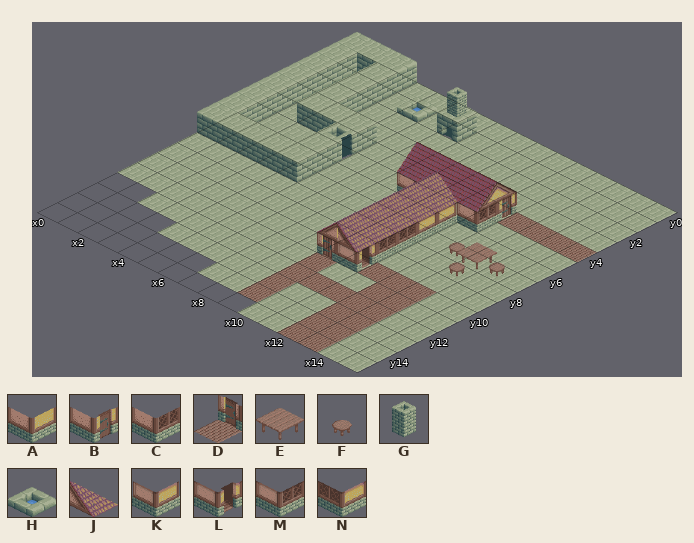
A Tiled map gets an edit: example/assets/tiles/tile_map.tmx. Above, as it was before the edit.
Cells are 64x32 px. Isometric: x runs down to the right, y down to the left. Shown: x 0..15, y 0..15.
Key: from "tile_map": A 21, B 24, C 26, D 44, E 51, F 53, G 57, H 59, J 61, K 66, L 72, M 76, N 77.
_ is an empty cell.
Layers that did not change in this view are not listed.
Layer "middle" before, first column x 0:
 0 _____G__________
 1 ____H___________
 2 ________________
 3 ________________
 4 ___________B____
 5 ________A__C____
 6 __________K_____
 7 __________N_FEF_
 8 __________M__F__
 9 _________JM_____
10 __________L_____
11 _________D______
12 ________________
13 ________________
14 ________________
15 ________________
The same view after the edit:
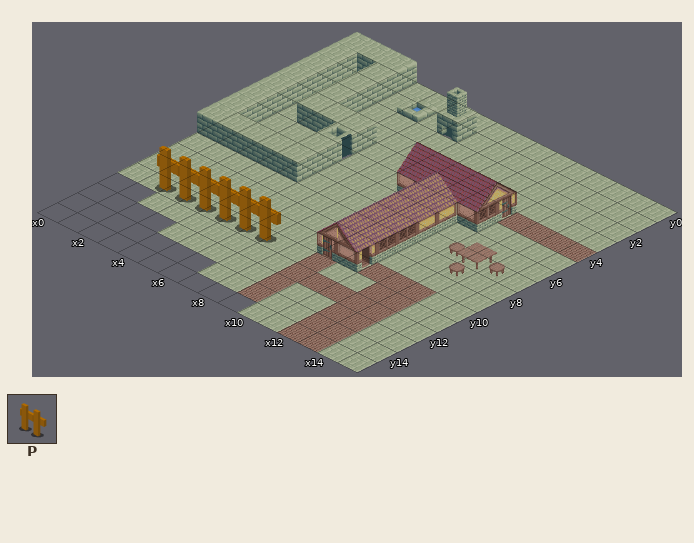
Further tiles: from "tile_map2": P 49.
Change:
Changed rows in their new state; . is an unchanged cell.
Layer "middle":
first column x 2:
12 P.P.P
